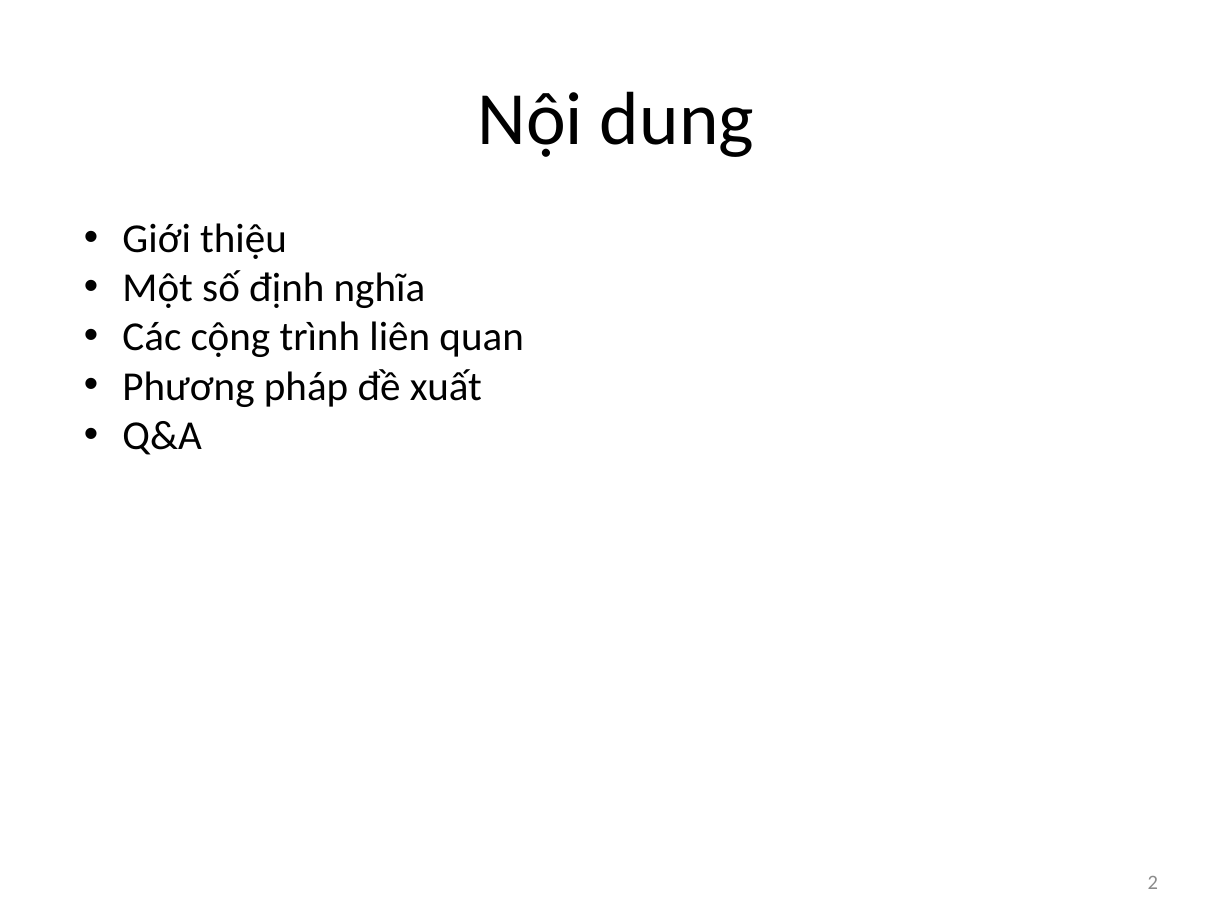
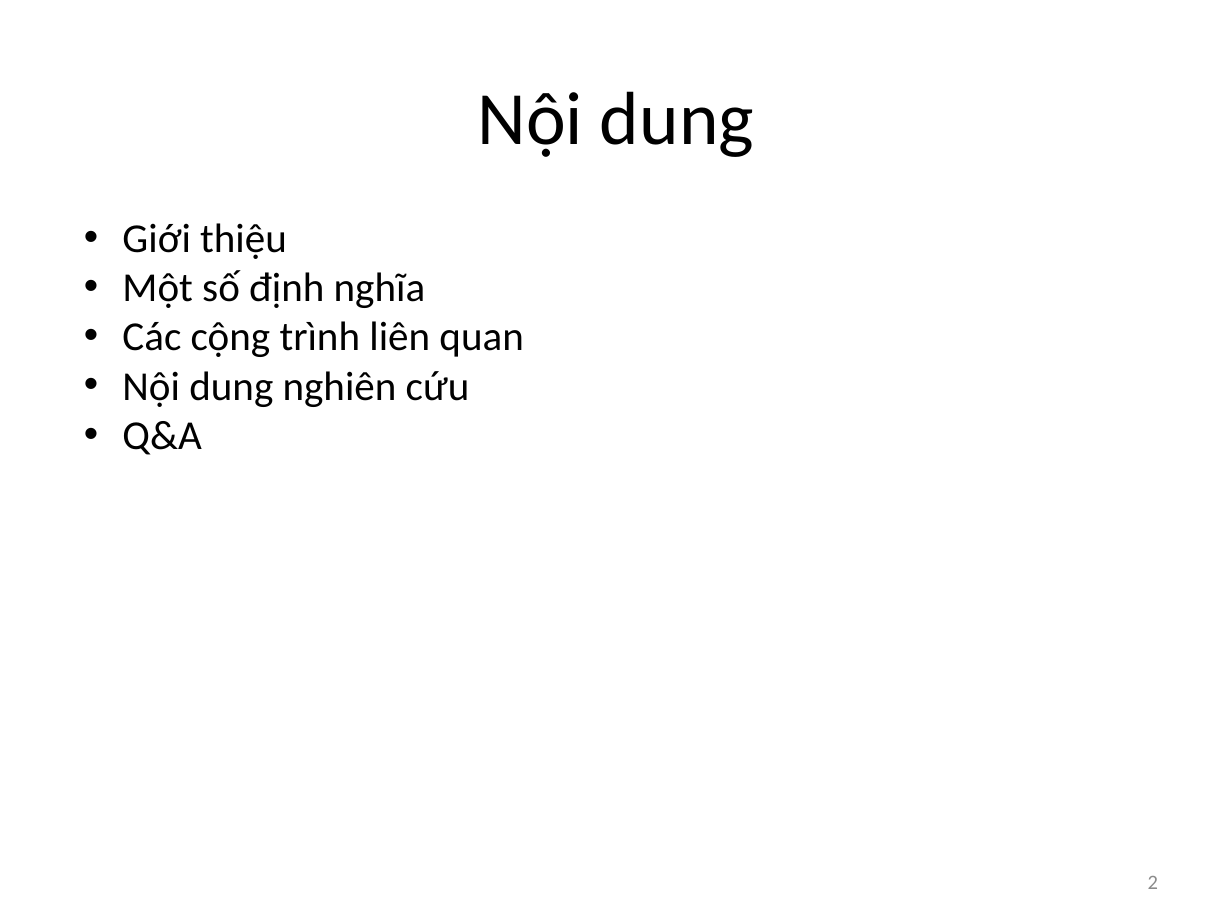
Before and after one commit to vyngo/caohoc-project-name, a slide deck: slide 2 of Report/de cuong pre.pptx. Drawn at 1232x924 pixels with LibreOffice and Linux fonts; fonts in the diff are those of the drawing. Boxes give left, top, right and bottom in pixels: in the first picture for what was removed or moved away, otherwise in the second. Text is boxed around its words. In the diff, an @@ line names an element or a change of style, - is before the commit and + after.

```diff
--- a/Report/de cuong pre.pptx
+++ b/Report/de cuong pre.pptx
@@ text at [122, 371, 470, 407]: text changed @@
-• Phương pháp đề xuất
+• Nội dung nghiên cứu
```
Also in this commit, not shown: 4 other slides changed.
